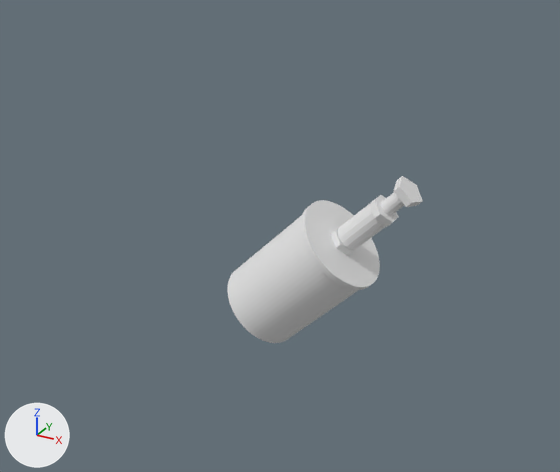
Two versions of the Blender file Aufgabe01/aufgabe08_johann_feser.blend, one commit apart.
Camera for both pictures: a 50 mm camera at (0.23, -0.817, 0.522) aimed at (-0.255, 0.065, 0.081). Every picture has the same lights, and +X, +Y and +Z are marked at lower left.
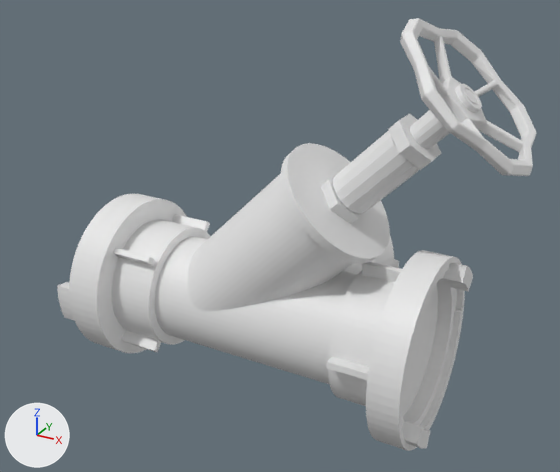
Changed parts and their boxes [x1, y1, x2, y2] in the pictures (560 x 472 px; the box of a moved part takes in the faces that stretch with it):
'Cylinder', shown
    after: [57, 193, 473, 451]
'Cylinder.003', reshaped, moved, rescaled
    before: [227, 200, 380, 343]
    after: [187, 143, 390, 311]
'Cylinder.007', reshaped, moved, rescaled (360% wider, 397% taller)
    before: [394, 176, 423, 207]
    after: [400, 18, 537, 176]
'Cylinder.004', moved, rescaled (80% wider, 81% taller)
    before: [338, 204, 386, 250]
    after: [333, 130, 420, 214]
'Cylinder.005', moved, rescaled (75% wider, 84% taller)
    before: [331, 195, 399, 255]
    after: [321, 113, 441, 224]
'Cylinder.006', moved, rescaled
    before: [381, 193, 405, 216]
    after: [410, 84, 482, 149]
'Cylinder.002', shown
    after: [344, 236, 399, 274]
part 1 of me_cylinder_001, moved or reshaped (not visible before)
    after: [57, 193, 358, 384]

Patch to the scene script:
```diff
--- a/Aufgabe01/aufgabe08_johann_feser.blend.py
+++ b/Aufgabe01/aufgabe08_johann_feser.blend.py
@@ me_cylinder_001 @@
 # used by ob_cylinder; location = (0.0, 0.003, -0.032); rotation_euler = (0.0, 1.571, 0.0), in degrees (0, 90, 0); scale = (0.0799, 0.0799, 0.0799)
-me_cylinder_001.from_pydata(...)  # 2099 vertices, 1776 faces, 65 loose edges; spans x -1.94..1.12, y -1.57..1.49, z -8.09..0.19
+me_cylinder_001.from_pydata(...)  # 2034 vertices, 1712 faces, 64 loose edges; spans x -1.94..1.12, y -1.57..1.49, z -7.76..0.19
+# me_cylinder_001 part 1: 636 vertices moved from x -1.87..1.06, y -1.5..1.43, z -8.09..-6.32 to x -1.87..1.06, y -1.5..1.43, z -6.47..-4.7; 255 vertices removed from x -1.67..0.77, y -1.49..1.41, z -8.09..-6.32; 190 vertices added at x -1.61..0.72, y -1.43..1.35, z -6.47..-4.76
@@ me_cylinder_004 @@
 # used by ob_cylinder_003; location = (0.0, 0.0, 0.0); rotation_euler = (0.0, 0.785, 0.0), in degrees (0, 45, 0)
-me_cylinder_004.from_pydata(...)  # 320 vertices, 258 faces; spans x -0.242..-0.116, y -0.063..0.063, z -0.17..-0.004
+me_cylinder_004.from_pydata(...)  # 320 vertices, 258 faces; spans x -0.241..-0.117, y -0.062..0.062, z -0.153..-0.004
+# me_cylinder_004 part 2: 256 of 320 vertices moved; they spanned x -0.242..-0.116, y -0.063..0.063, z -0.17..-0.004 and now span x -0.241..-0.117, y -0.062..0.062, z -0.153..-0.004; mean shift (0.0, 0.0, 0.004); largest move (-0.129, 0.033, -0.17) -> (-0.134, 0.03, -0.153)
@@ me_cylinder_008 @@
 # used by ob_cylinder_007; location = (0.0, 0.0, 0.0); rotation_euler = (0.0, 0.785, 0.0), in degrees (0, 45, 0)
-me_cylinder_008.from_pydata(...)  # 10 vertices, 7 faces; spans x -0.199..-0.161, y -0.0162..0.02, z 0.105..0.115
+me_cylinder_008.from_pydata(...)  # 865 vertices, 792 faces; spans x -0.2419..-0.1189, y -0.0603..0.058, z 0.105..0.1253
+# me_cylinder_008 part 3: 10 vertices removed from x -0.199..-0.161, y -0.0162..0.02, z 0.105..0.115; 865 vertices added at x -0.2419..-0.1189, y -0.0603..0.058, z 0.105..0.1253
@@ ob_cylinder @@
 ob_cylinder.scale = (0.0799, 0.0799, 0.0799)
-ob_cylinder.hide_set(True)
@@ ob_cylinder_002 @@
 ob_cylinder_002 = bpy.data.objects.new('Cylinder.002', me_cylinder_003)
-ob_cylinder_002.location = (0.0, 0.0, 0.0)
-ob_cylinder_002.rotation_euler = (0.0, 1.571, 0.0)  # degrees (0, 90, 0)
-ob_cylinder_002.hide_set(True)
+ob_cylinder_002.location = (0.0, 0.003, -0.032)
+ob_cylinder_002.rotation_euler = (-0.785, 1.571, 0.0)  # degrees (-45, 90, 0)
+ob_cylinder_002.scale = (0.0799, 0.0799, 0.0799)
@@ ob_cylinder_003 @@
 ob_cylinder_003 = bpy.data.objects.new('Cylinder.003', me_cylinder_004)
-ob_cylinder_003.location = (0.0, 0.0, 0.0)
+ob_cylinder_003.location = (0.041, 0.0, 0.015)
 ob_cylinder_003.rotation_euler = (0.0, 0.785, 0.0)  # degrees (0, 45, 0)
+ob_cylinder_003.scale = (1.35, 1.35, 1.69)
@@ ob_cylinder_004 @@
 ob_cylinder_004 = bpy.data.objects.new('Cylinder.004', me_cylinder_005)
-ob_cylinder_004.location = (0.0, 0.0, 0.0)
+ob_cylinder_004.location = (0.086, 0.0, -0.031)
 ob_cylinder_004.rotation_euler = (0.0, 0.785, 0.0)  # degrees (0, 45, 0)
+ob_cylinder_004.scale = (1.69, 1.69, 1.69)
@@ ob_cylinder_005 @@
 ob_cylinder_005 = bpy.data.objects.new('Cylinder.005', me_cylinder_006)
-ob_cylinder_005.location = (0.0, 0.0, 0.0)
+ob_cylinder_005.location = (0.086, 0.0, -0.031)
 ob_cylinder_005.rotation_euler = (0.0, 0.785, 0.0)  # degrees (0, 45, 0)
+ob_cylinder_005.scale = (1.69, 1.69, 1.69)
@@ ob_cylinder_006 @@
 ob_cylinder_006 = bpy.data.objects.new('Cylinder.006', me_cylinder_007)
-ob_cylinder_006.location = (-0.057, 0.0, 0.198)
+ob_cylinder_006.location = (-0.009, 0.0, 0.303)
 ob_cylinder_006.rotation_euler = (0.0, 0.785, 0.0)  # degrees (0, 45, 0)
+ob_cylinder_006.scale = (1.69, 1.69, 1.69)
@@ ob_cylinder_007 @@
 ob_cylinder_007 = bpy.data.objects.new('Cylinder.007', me_cylinder_008)
-ob_cylinder_007.location = (0.0, 0.0, 0.0)
+ob_cylinder_007.location = (0.086, 0.0, -0.031)
 ob_cylinder_007.rotation_euler = (0.0, 0.785, 0.0)  # degrees (0, 45, 0)
+ob_cylinder_007.scale = (1.69, 1.69, 1.69)
```
